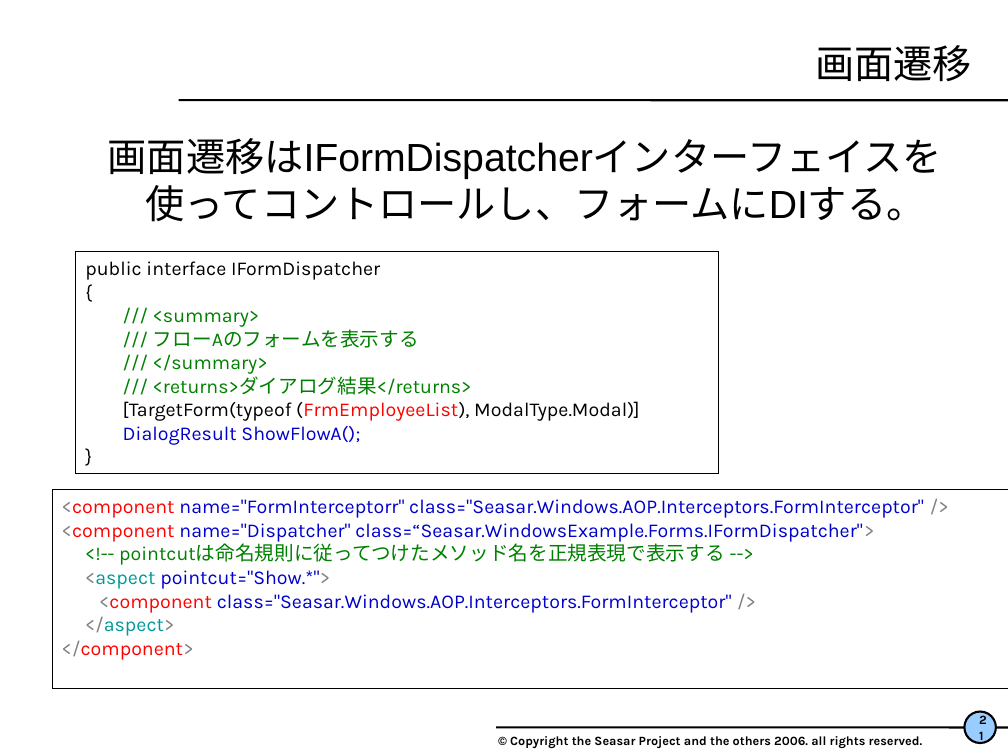
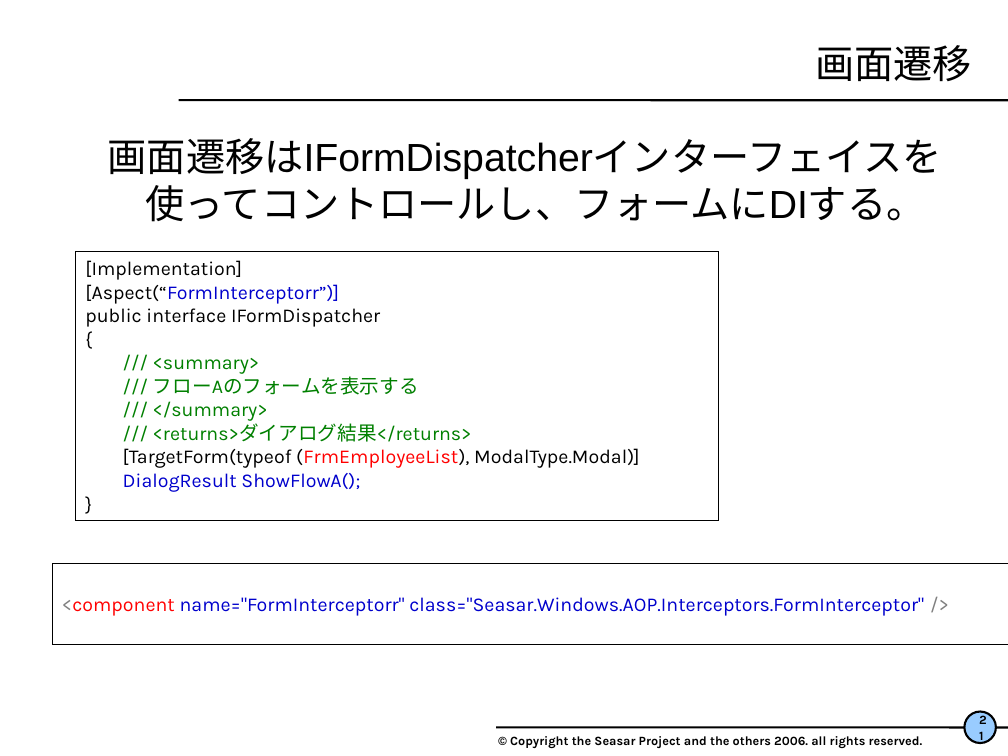
Before and after one commit to seasarorg/s2container.net, a slide deck: slide 21 of s2container.net-example/S2FormExample/WindowsFormサンプル解説.ppt. Drawn at 1008x756 pixels with LibreOffice and Linux fonts; fonts in the diff are those of the drawing; background and template pictures are left out. Boxes give left, top, right and bottom in pixels: in the first picture for what was removed or moved away, otherwise in the second. Text is boxed around its words. In the diff, an @@ line names an element or a change of style, - is before the commit and + after.

```diff
--- a/s2container.net-example/S2FormExample/WindowsFormサンプル解説.ppt
+++ b/s2container.net-example/S2FormExample/WindowsFormサンプル解説.ppt
@@ rectangle "[Implementation]": place and size @@
-rectangle "[Implementation]" at [76,251,719,473]
+rectangle "[Implementation]" at [76,251,719,520]
@@ text in rectangle at [85,260,339,304]: paragraphs added @@
+[Implementation]
+[Aspect(“FormInterceptorr”)]
@@ text in rectangle at [62,523,874,660]: paragraphs removed @@
-<component name="Dispatcher" class=“Seasar.WindowsExample.Forms.IFormDispatcher">
-<!-- pointcutは命名規則に従ってつけたメソッド名を正規表現で表示する -->
-<aspect pointcut="Show.*">
-<component class="Seasar.Windows.AOP.Interceptors.FormInterceptor" />
-</aspect>
-</component>
@@ rectangle "<component name="FormInterceptorr" class="Seasar.Windows.AOP ...": place and size @@
-rectangle "<component name="FormInterceptorr" class="Seasar.Windows.AOP ..." at [51,489,1008,687]
+rectangle "<component name="FormInterceptorr" class="Seasar.Windows.AOP ..." at [52,562,1008,643]
```
Also in this commit, not shown: 14 other slides changed, 2 slides added.
